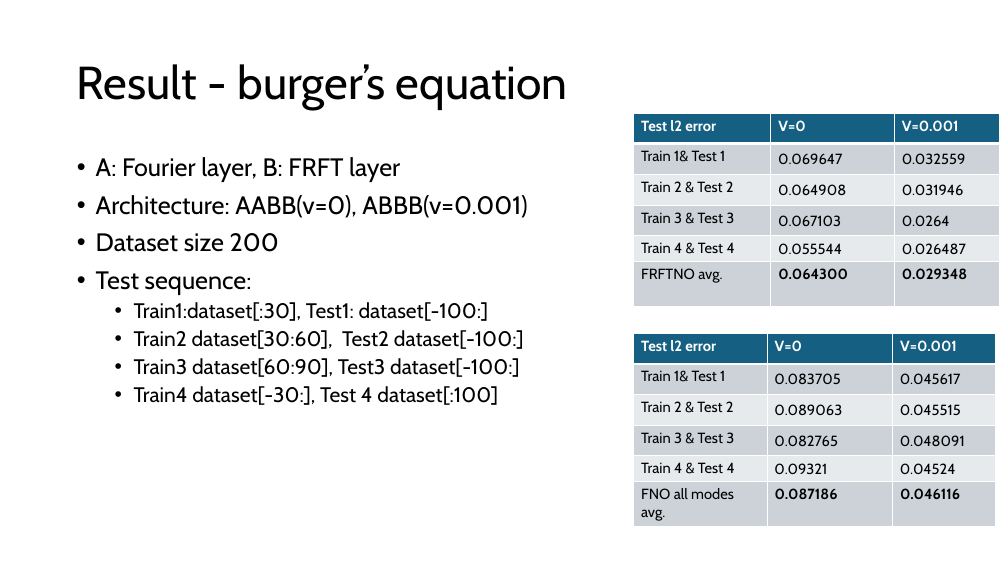
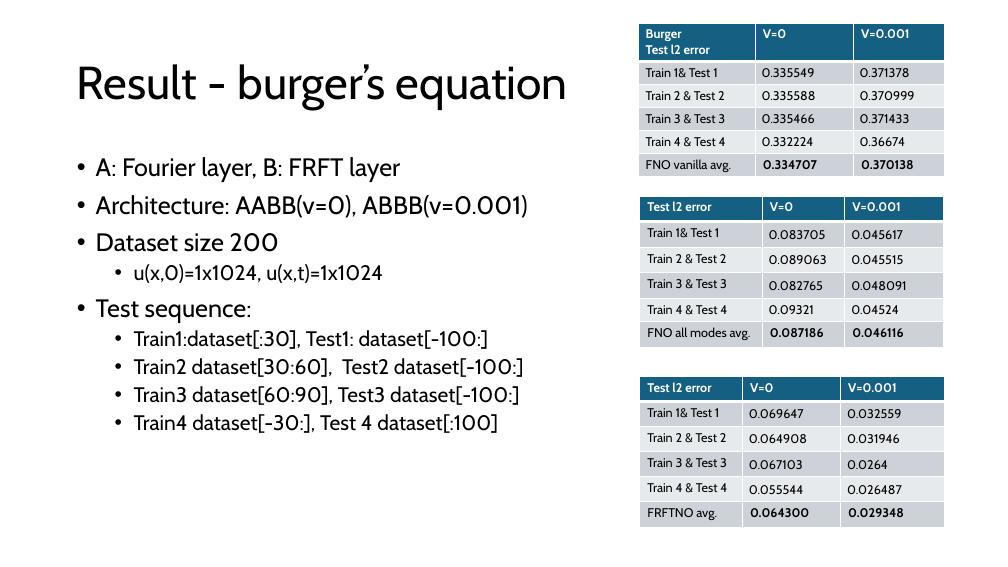
Before and after one commit to suweiyang0106/FRFTNO---Project, a slide deck: slide 24 of Result/Project presentation.pptx (slide 25 before the commit). Drawn at 1008x567 pixels with LibreOffice and Linux fonts; fonts in the diff are those of the drawing. Boxes give left, top, right and bottom in pixels: in the first picture for what was removed or moved away, otherwise in the second. Text is boxed around its words. In the diff, an @@ line names an element or a change of style, - is before the commit and + after.

```diff
--- a/Result/Project presentation.pptx
+++ b/Result/Project presentation.pptx
@@ table added at [638,23,945,176], 6 rows, 3 columns @@
+Burger / Test l2 error | V=0 | V=0.001
+Train 1& Test 1 | 0.335549 | 0.371378
+Train 2 & Test 2 | 0.335588 | 0.370999
+Train 3 & Test 3 | 0.335466 | 0.371433
+Train 4 & Test 4 | 0.332224 | 0.36674
+FNO vanilla avg. | 0.334707 | 0.370138
@@ table at [640,196,943,347] @@
@@ size 14 to 12 pt @@
@@ table: place and size @@
-table at [634,333,996,527]
+table at [640,196,943,347]
@@ text at [134,264,383,283]: paragraph added @@
+  • u(x,0)=1x1024, u(x,t)=1x1024
@@ table at [640,376,945,527] @@
@@ size 14 to 12 pt @@
@@ table: place and size @@
-table at [634,113,1000,307]
+table at [640,376,945,527]
```
Also in this commit, not shown: 28 other slides changed, 5 slides removed, 1 other file.
